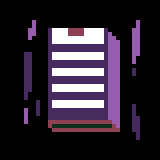
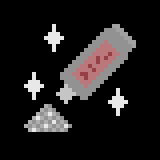
Layer changes from the first 160 × 160 image to the second:
hid "upgrade_singularity_workers_6" over [24, 20, 140, 140]
added layer "upgrade_singularity_mining_rig_3" above "Deprecated Upgrade" over [24, 20, 140, 140]
